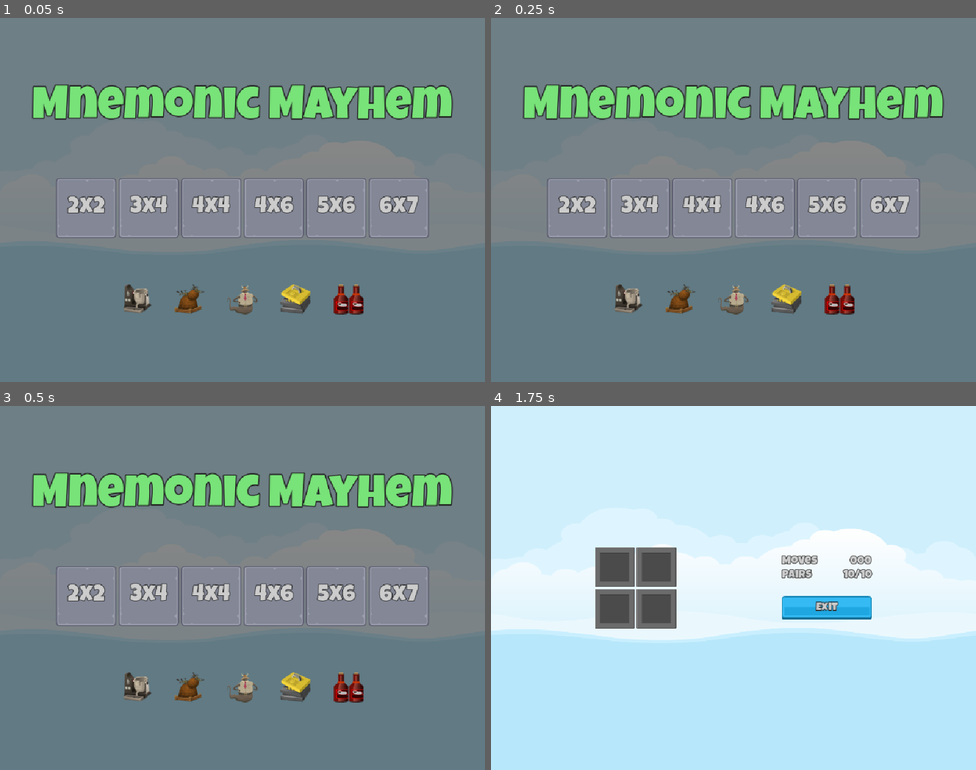
Above: before the commit, frames 1-4 (two rows, left to right).
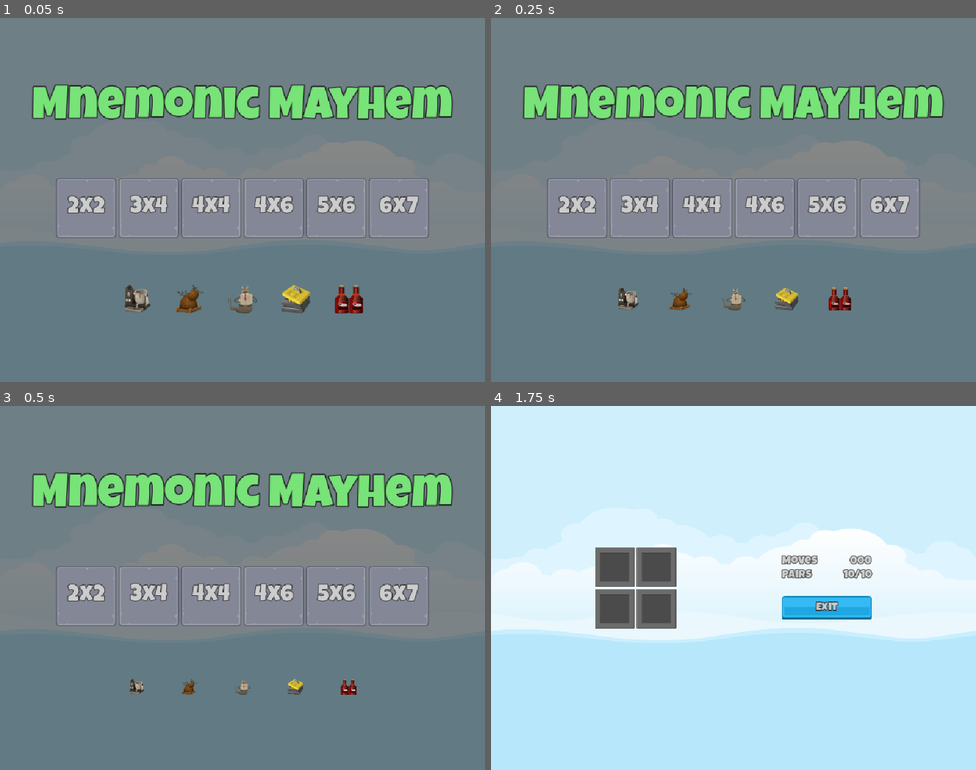
Above: after the commit, the same moments.

Repository: nrcoover/mnemonic-mayhem
Game: Godot game, scene res://Scenes/Master/Master.tscn
The game is run twice, just before and just after one commit, with the same random seed, the same clock (stepped at 60 frames per second) and the same inputs.
Inputs (mouse positions are in pixels of both pictures, inside the frame that each line leads up to):
- Up to frame 1 (0.05 s): no input
- Up to frame 2 (0.25 s): no input
- Up to frame 3 (0.5 s): no input
- Up to frame 4 (1.75 s): click "2x2" at 0.5 s; click (612, 566) at 1.25 s

The runs differ from the first frame. In frame 1, 0.4% of the frame differs, in the area x 25-75%, y 73-82%; in frame 2, 1.2%; in frame 3, 1.4%; in frame 4, nothing differs.

Commit message:
Create infinite tweening of main menu sprites

Diff:
--- a/Scenes/FrontSprite/FrontSprite.gd
+++ b/Scenes/FrontSprite/FrontSprite.gd
@@ -2,4 +2,35 @@
 
 
 func _ready() -> void:
+	set_random_item_image()
+	run_tween()
+
+
+func set_random_item_image() -> void:
 	texture = ImageManager.get_random_item_image()
+
+
+func get_random_spin_time() -> float:
+	var minimum_spin_time = 1.0
+	var maximum_spin_time = 2.0
+	return randf_range(minimum_spin_time, maximum_spin_time)
+
+
+func get_random_rotation() -> float:
+	var minimum_rotation = -360
+	var maximum_rotation = 360
+	return deg_to_rad(randf_range(minimum_rotation, maximum_rotation))
+
+
+func run_tween() -> void:
+	var tween: Tween = create_tween()
+	tween.set_loops()
+
+	var minimum_scale = 0.05
+	var maximun_scale = 1.0
+	var duration = 1.0
+
+	tween.tween_property(self, "scale", Vector2(minimum_scale, minimum_scale), duration)
+	tween.tween_callback(set_random_item_image)
+	tween.tween_property(self, "scale", Vector2(maximun_scale, maximun_scale), duration)
+	tween.tween_property(self, "rotation", get_random_rotation(), get_random_spin_time())
--- a/Scenes/FrontSprite/FrontSprite.tscn
+++ b/Scenes/FrontSprite/FrontSprite.tscn
@@ -6,5 +6,6 @@
 [node name="FrontSprite" type="TextureRect" unique_id=333981278]
 offset_right = 40.0
 offset_bottom = 40.0
+pivot_offset_ratio = Vector2(0.5, 0.5)
 texture = ExtResource("1_dw5qn")
 script = ExtResource("2_g3sii")
